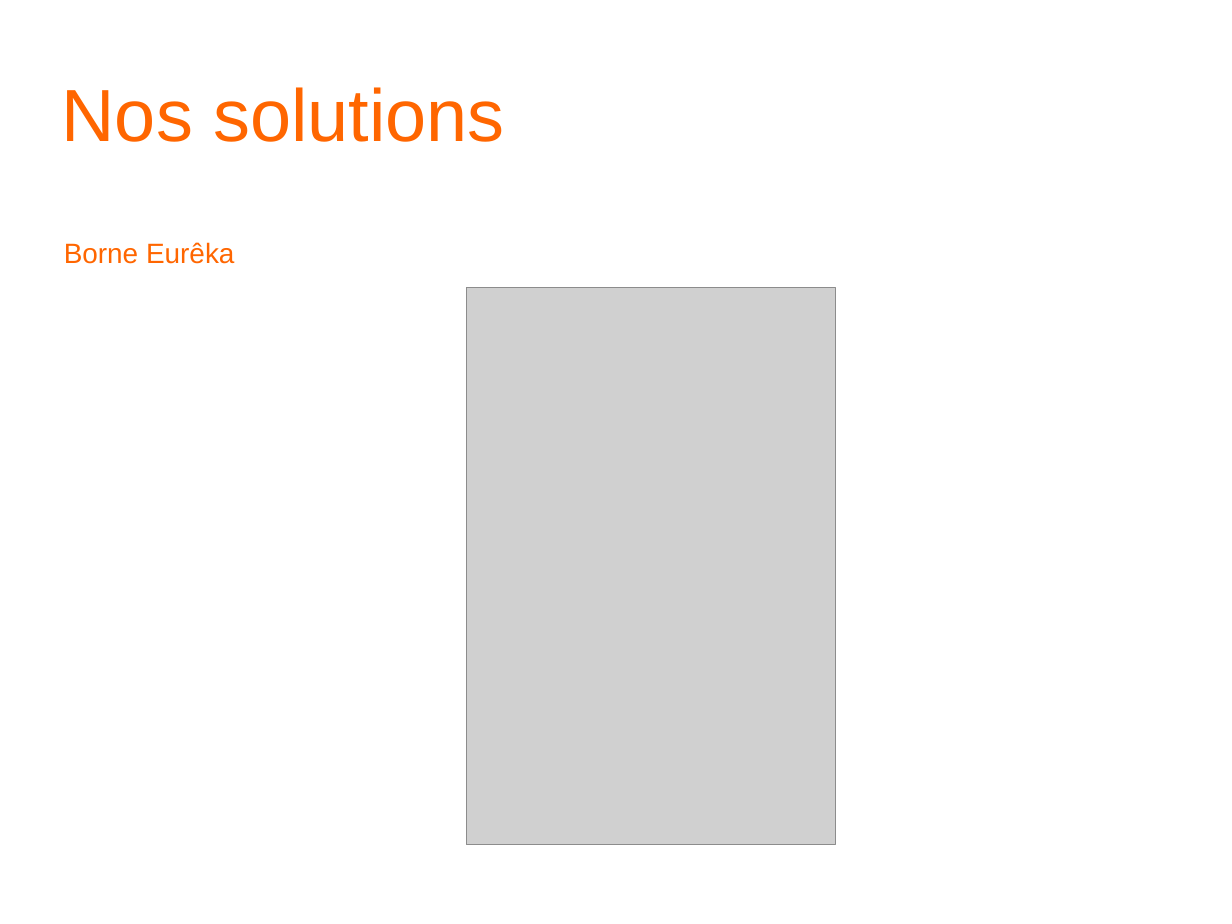
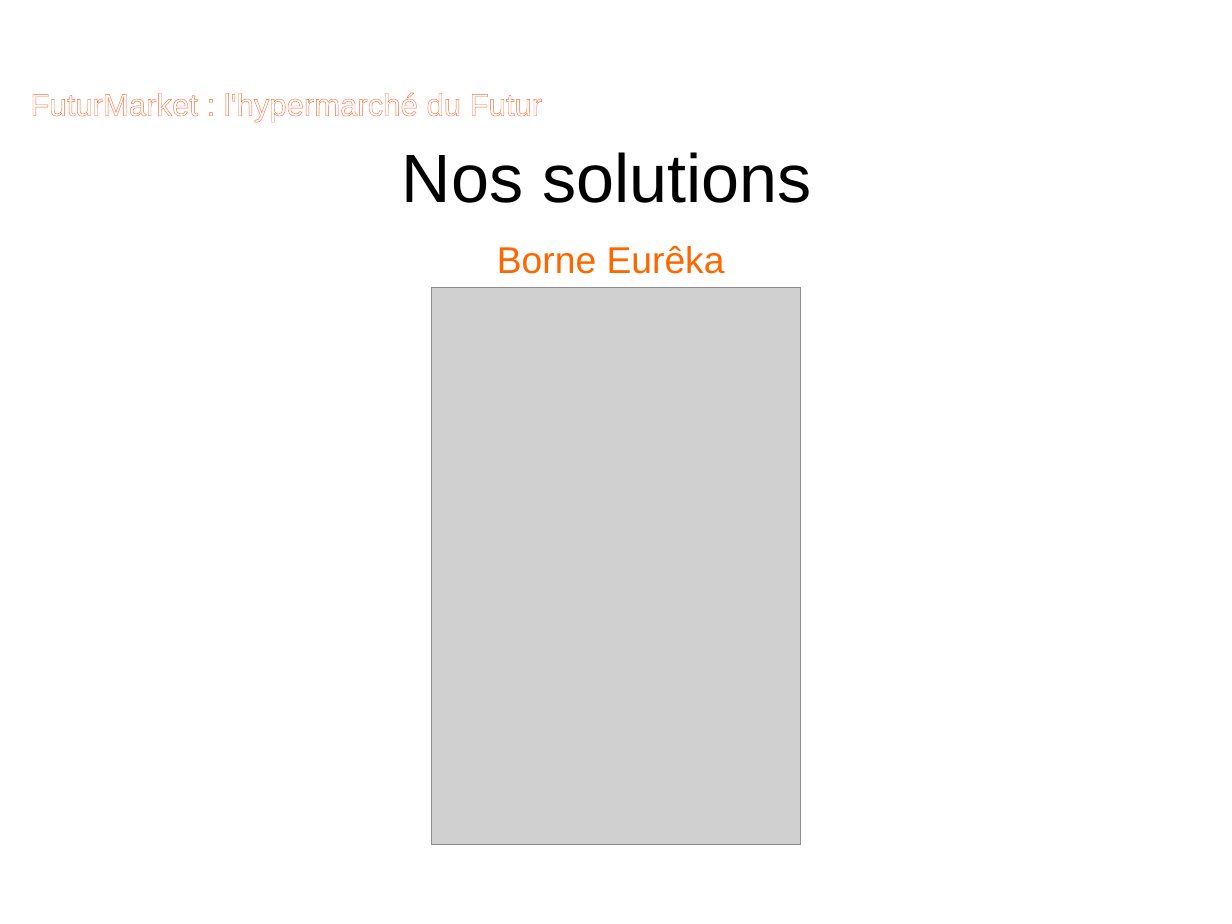
Before and after one commit to agerussi/supermarche, a slide deck: slide 8 of impress_FD.odp. Drawn at 1232x924 pixels with LibreOffice and Linux fonts; fonts in the diff are those of the drawing; grey boxes stand for pictures; background and template pictures are left out. Boxes give left, top, right and bottom in pixels: in the first picture for what was removed or moved away, otherwise in the second. Text is boxed around its words. In the diff, an @@ line names an element or a change of style, - is before the commit and + after.

```diff
--- a/impress_FD.odp
+++ b/impress_FD.odp
@@ text added at [30,92,542,122], 20 pt, text #FFFFFF @@
+FuturMarket : l'hypermarché du Futur
@@ title "Nos solutions": place and size @@
-title "Nos solutions" at [62,87,504,142]
+title "Nos solutions" at [402,152,811,203]
@@ title "Nos solutions" at [402,152,811,203]: size 47.6 to 44 pt, text colour #FF6600 to #000000; alignment left to centre @@
@@ text "Borne Eurêka": place and size @@
-text "Borne Eurêka" at [64,242,234,264]
+text "Borne Eurêka" at [497,246,725,274]
@@ text "Borne Eurêka" at [497,246,725,274]: size 18 to 24 pt; alignment left to centre @@
@@ picture: place and size @@
-picture at [466,287,835,845]
+picture at [432,287,800,845]
```
Also in this commit, not shown: 18 other slides changed, 2 slides added, 2 slides removed.
